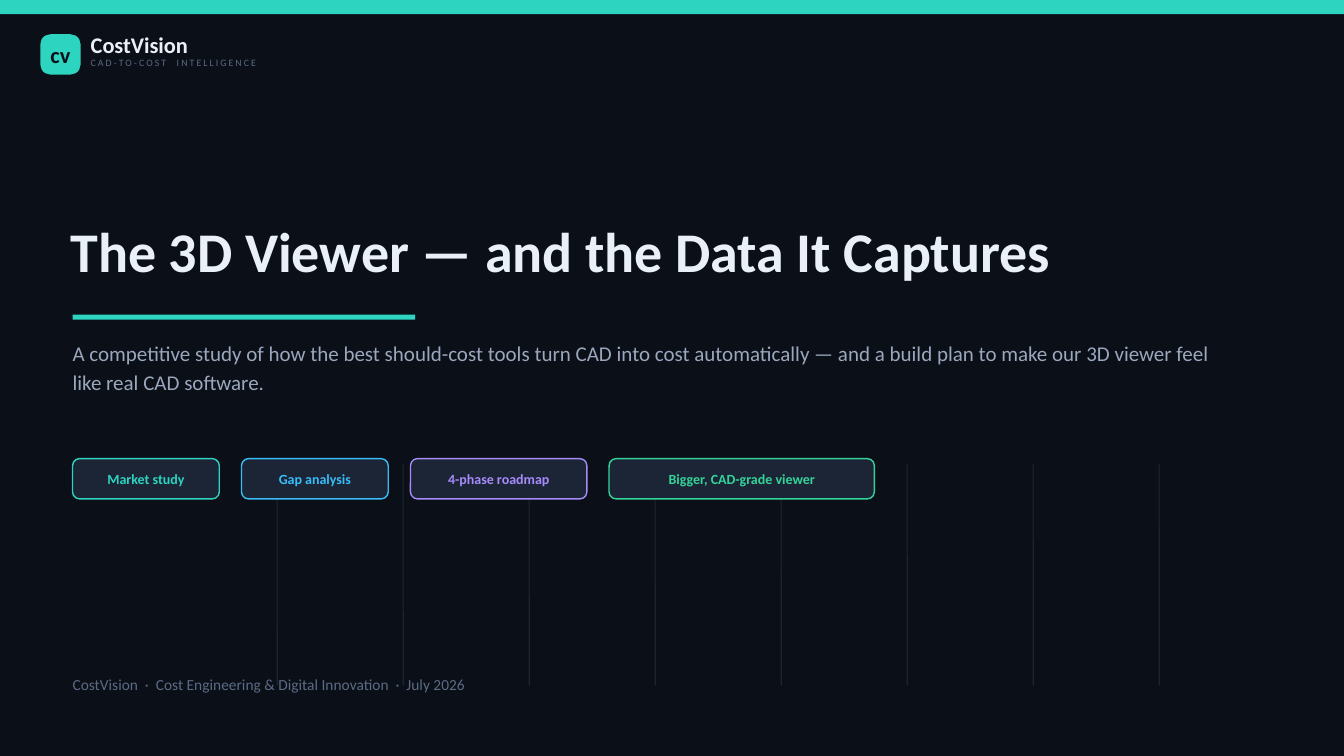
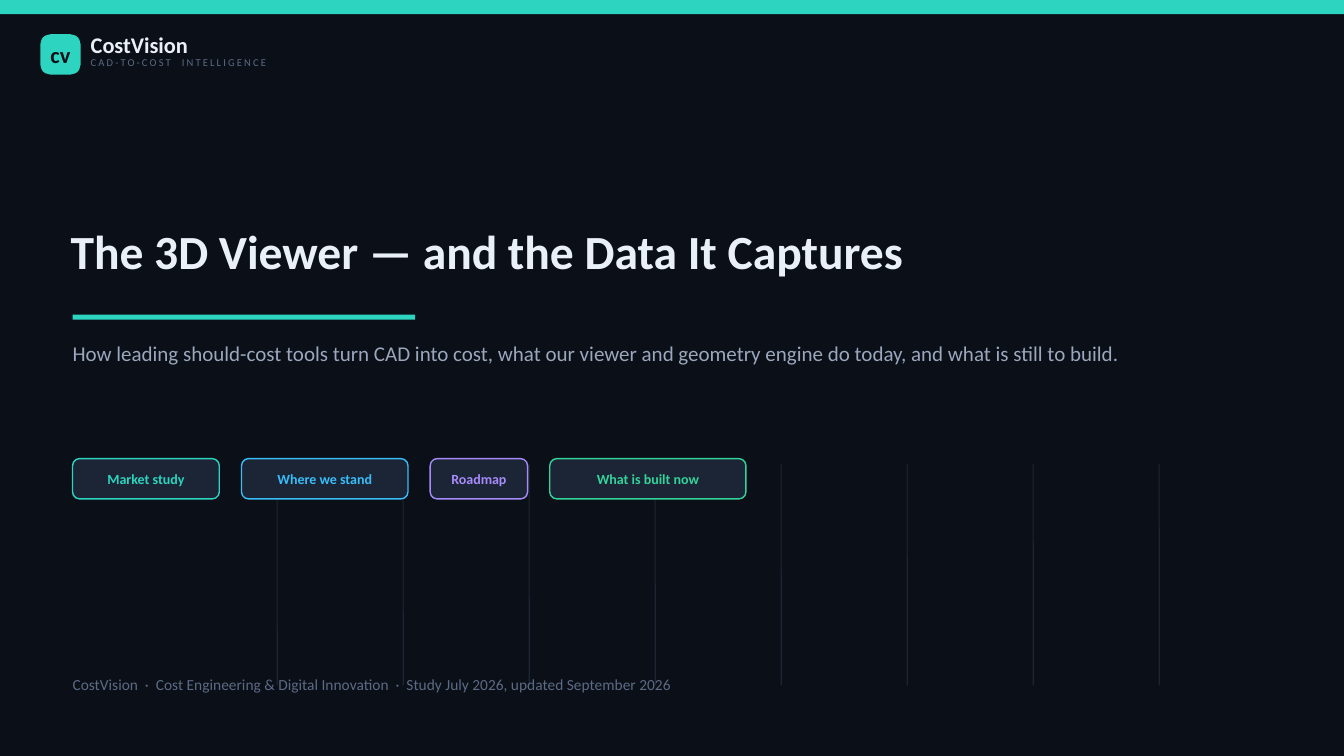
Before and after one commit to bhosaleavinash546/leamington-marathi, a slide deck: slide 1 of CostVision-3D-CAD-Viewer-Study-and-Roadmap.pptx. Drawn at 1344x756 pixels with LibreOffice and Linux fonts; fonts in the diff are those of the drawing. Boxes give left, top, right and bottom in pixels: in the first picture for what was removed or moved away, otherwise in the second. Text is boxed around its words. In the diff, an @@ line names an element or a change of style, - is before the commit and + after.

```diff
--- a/CostVision-3D-CAD-Viewer-Study-and-Roadmap.pptx
+++ b/CostVision-3D-CAD-Viewer-Study-and-Roadmap.pptx
@@ text "CAD-TO-COST INTELLIGENCE" at bbox=[91, 59, 266, 66]: size 7 to 7.5 pt @@
@@ text "The 3D Viewer — and ..." at bbox=[71, 235, 903, 277]: size 40 to 34 pt @@
@@ text at bbox=[73, 346, 1118, 365]: text changed @@
-A competitive study of how the best should-cost tools turn CAD into cost automatically — and a build plan to make our 3D viewer feel like real CAD software.
+How leading should-cost tools turn CAD into cost, what our viewer and geometry engine do today, and what is still to build.
@@ rounded rectangle: place and size @@
-rounded rectangle at bbox=[242, 459, 389, 499]
+rounded rectangle at bbox=[242, 459, 408, 499]
@@ text at bbox=[277, 474, 372, 484]: text changed @@
-Gap analysis
+Where we stand
@@ rounded rectangle: place and size @@
-rounded rectangle at bbox=[410, 459, 587, 499]
+rounded rectangle at bbox=[431, 459, 528, 499]
@@ text at bbox=[451, 474, 506, 486]: text changed @@
-4-phase roadmap
+Roadmap
@@ rounded rectangle: place and size @@
-rounded rectangle at bbox=[609, 459, 874, 499]
+rounded rectangle at bbox=[549, 459, 746, 499]
@@ text at bbox=[597, 474, 699, 484]: text changed @@
-Bigger, CAD-grade viewer
+What is built now
@@ text at bbox=[73, 679, 670, 693]: text changed @@
-CostVision · Cost Engineering & Digital Innovation · July 2026
+CostVision · Cost Engineering & Digital Innovation · Study July 2026, updated September 2026
```
Also in this commit, not shown: 14 other slides changed, 1 slide added, 1 slide removed, 1 other file.
